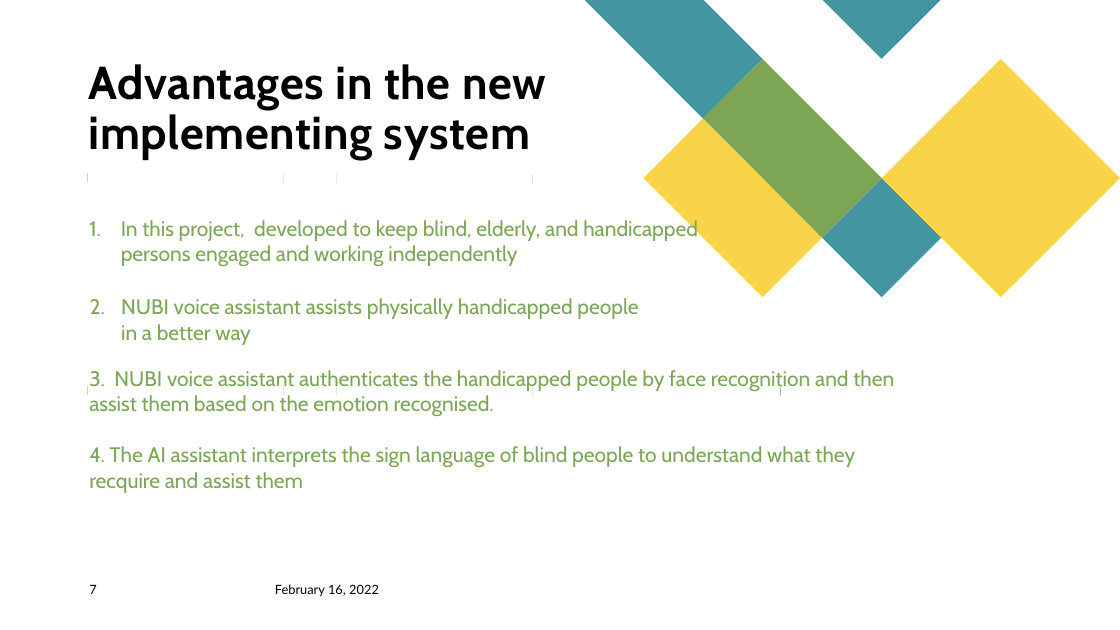
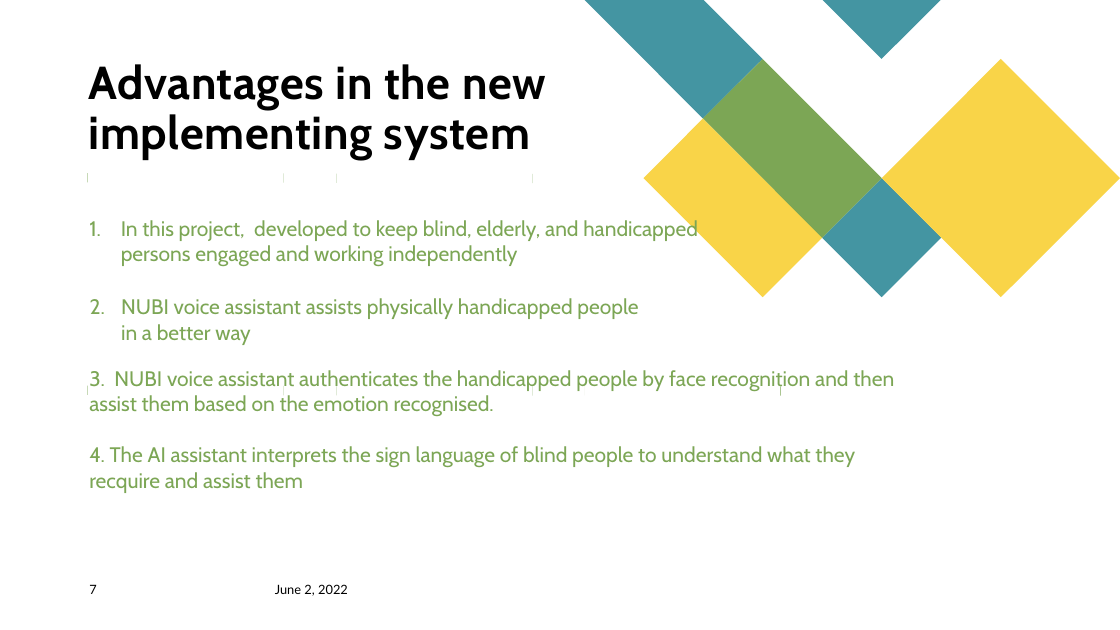
Before and after one commit to jerinjoy007/Voice-Assistant, a slide deck: slide 7 of myppt.pptx. Drawn at 1120x630 pixels with LibreOffice and Linux fonts; fonts in the diff are those of the drawing. Boxes give left, top, right and bottom in pixels: in the first picture for what was removed or moved away, otherwise in the second. Text is boxed around its words. In the diff, an @@ line names an element or a change of style, - is before the commit and + after.

```diff
--- a/myppt.pptx
+++ b/myppt.pptx
@@ text at (x1=275, y1=584, x2=348, y2=596): text changed @@
-February 16, 2022
+June 2, 2022
```
Also in this commit, not shown: 7 other slides changed.
